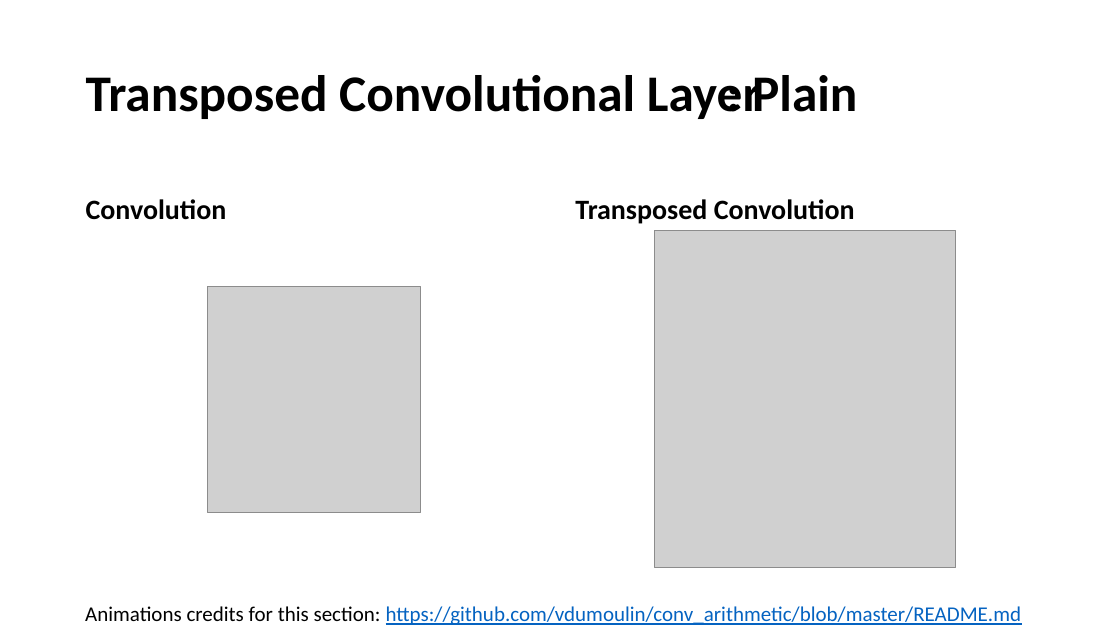
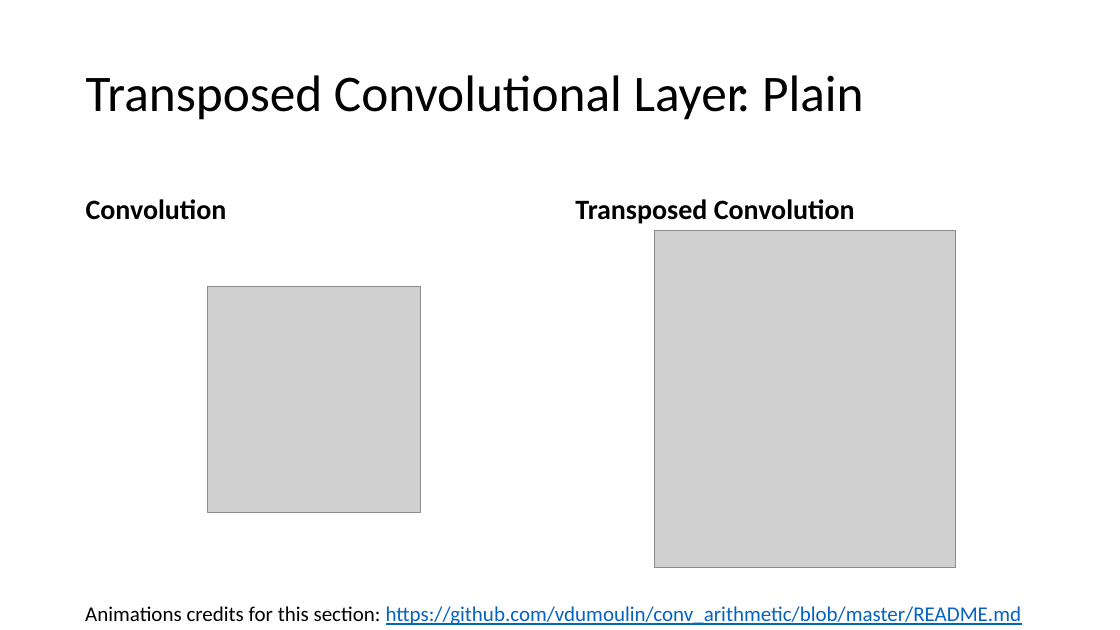
Before and after one commit to MICS-Lab/DeepLearningCourse, a slide deck: slide 2 of Slides_7.pptx. Drawn at 1120x630 pixels with LibreOffice and Linux fonts; fonts in the diff are those of the drawing; grey boxes stand for pictures. Boxes give left, top, right and bottom in pixels: in the first picture for what was removed or moved away, otherwise in the second. Text is boxed around its words. In the diff, an @@ line names an element or a change of style, - is before the commit and + after.

```diff
--- a/Slides_7.pptx
+++ b/Slides_7.pptx
@@ title "Transposed Convolutional Layer" at [86, 75, 745, 120]: bold off @@
@@ text ": Plain" at [762, 75, 864, 112]: bold off @@
@@ text ": Plain": place and size @@
-text ": Plain" at [752, 75, 857, 112]
+text ": Plain" at [762, 75, 864, 112]
```
Also in this commit, not shown: 2 other slides changed, 1 slide added.
